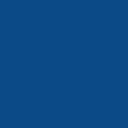
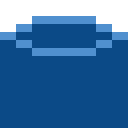
Comparing the layer stacks of the two w=128, h=128 images. Changes:
hid "Layer 16" over [0, 0, 128, 56]
